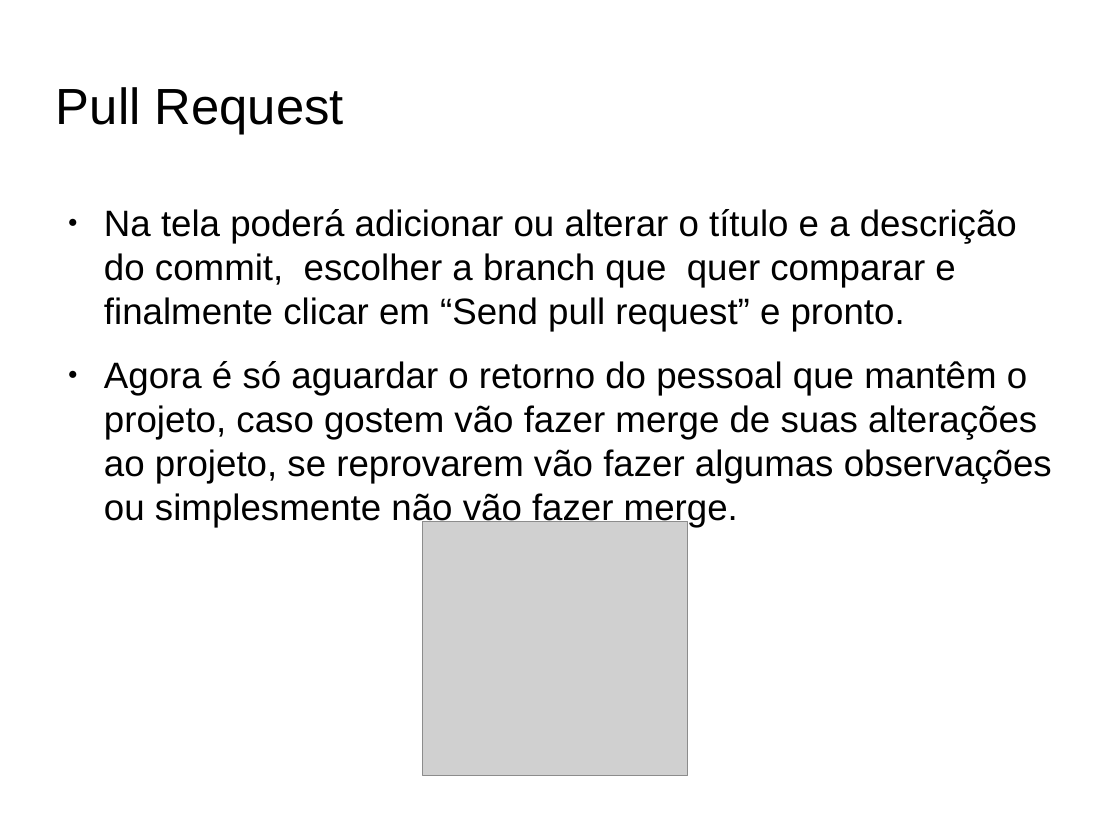
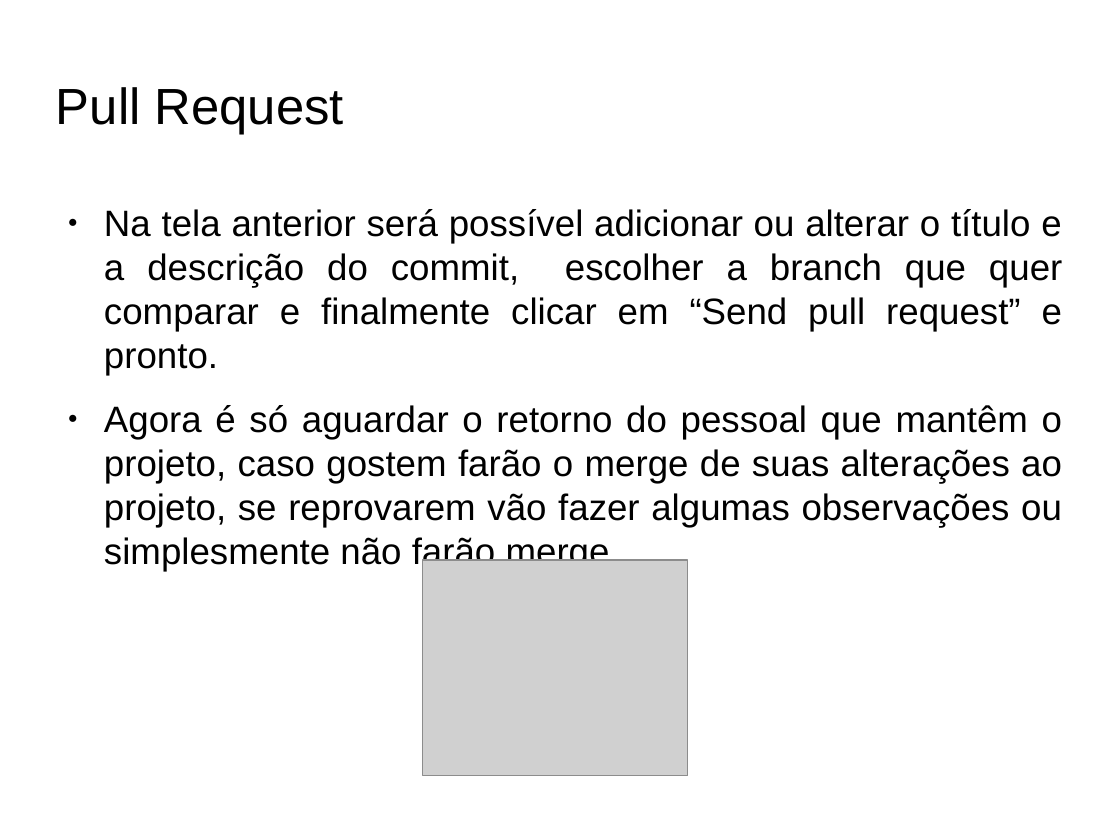
Before and after one commit to fabioads/apresentacao-git, a slide deck: slide 23 of Aprensentacao-GitHub.odp. Drawn at 1120x840 pixels with LibreOffice and Linux fonts; fonts in the diff are those of the drawing; grey boxes stand for pictures; background and template pictures are left out. Boxes give left, top, right and bottom in pixels: in the first picture for what was removed or moved away, otherwise in the second. Text is boxed around its words. In the diff, an @@ line names an element or a change of style, - is before the commit and + after.

```diff
--- a/Aprensentacao-GitHub.odp
+++ b/Aprensentacao-GitHub.odp
@@ text at (104, 209, 1062, 572): text changed @@
-● Na tela poderá adicionar ou alterar o título e a descrição do commit, escolher a branch que quer comparar e finalmente clicar em “Send pull request” e pronto.
-● Agora é só aguardar o retorno do pessoal que mantêm o projeto, caso gostem vão fazer merge de suas alterações ao projeto, se reprovarem vão fazer algumas observações ou simplesmente não vão fazer merge.
+● Na tela anterior será possível adicionar ou alterar o título e a descrição do commit, escolher a branch que quer comparar e finalmente clicar em “Send pull request” e pronto.
+● Agora é só aguardar o retorno do pessoal que mantêm o projeto, caso gostem farão o merge de suas alterações ao projeto, se reprovarem vão fazer algumas observações ou simplesmente não farão merge.
@@ picture: place and size @@
-picture at (423, 521, 688, 775)
+picture at (423, 560, 688, 776)
```
Also in this commit, not shown: 19 other slides changed.
